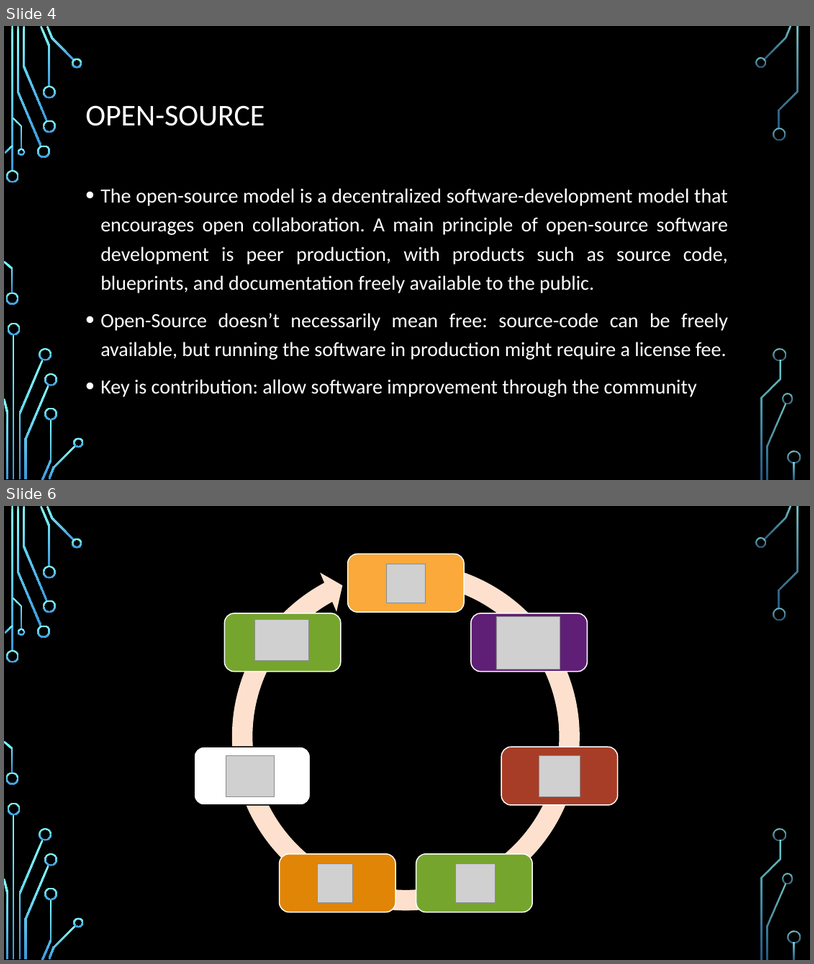
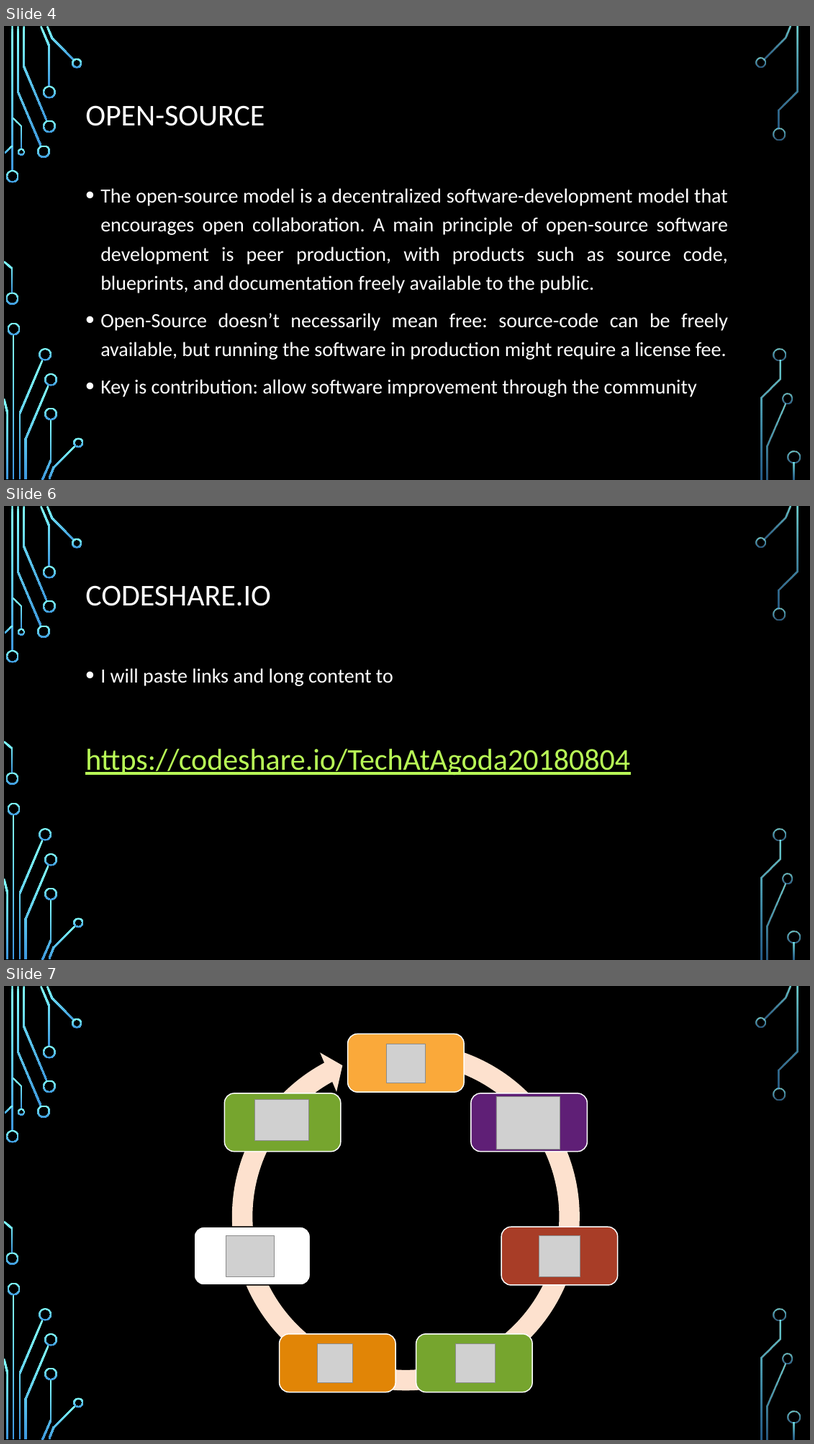
Before and after one commit to CedricAgoda/opensource-ci, a slide deck: Presentation/Full Open-Source CI.pptx. Shown one above the other, each under a label of ours: slides 4 and 6 before the commit, slides 4, 6 and 7 after it; the slides between them are not shown. The pictures are 814x964 and 814x1444 pixels, drawn with LibreOffice and Linux fonts; fonts in the diff are those of the drawing; grey boxes stand for pictures; background and template pictures are left out. Boxes give left, top, right and bottom in pixels: in the first picture for what was removed or moved away, otherwise in the second. Text is boxed around its words. In the diff, an @@ line names an element or a change of style, - is before the commit and + after.

```diff
--- a/Presentation/Full Open-Source CI.pptx
+++ b/Presentation/Full Open-Source CI.pptx
@@ slide 6 added at [4,506,810,960], background picture (left out); not listed: 36 template elements that a slide beside it also shows @@
@@ title added at [85,585,271,606], 36 pt, text #FFFFFF @@
+CODESHARE.IO
@@ text added at [85,668,630,775], 36 pt, text #B8FA56, underline @@
+• I will paste links and long content to
+https://codeshare.io/TechAtAgoda20180804
@@ what was slide 6 is now slide 7 @@
```
Also in this commit, not shown: 1 slide changed, 4 other slides added, 2 other files.
